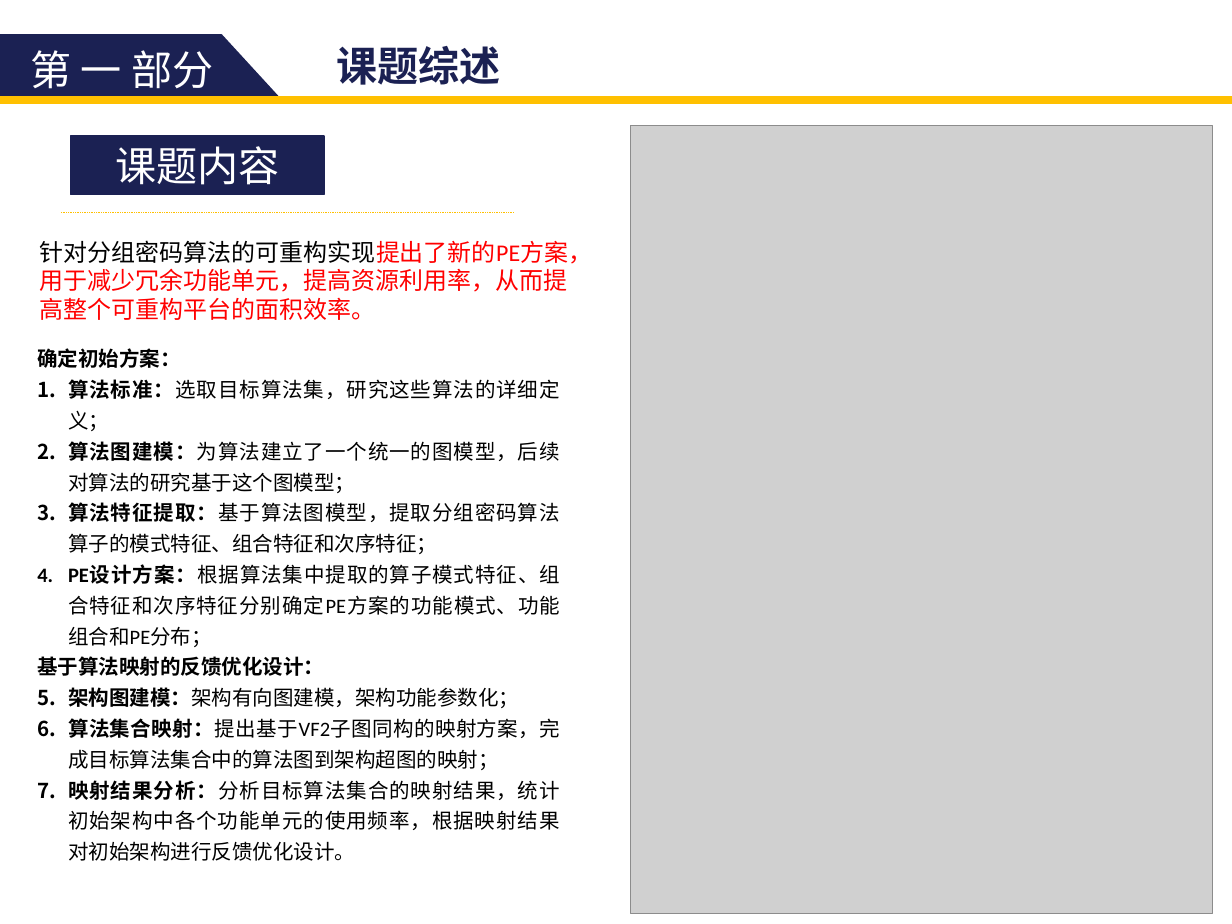
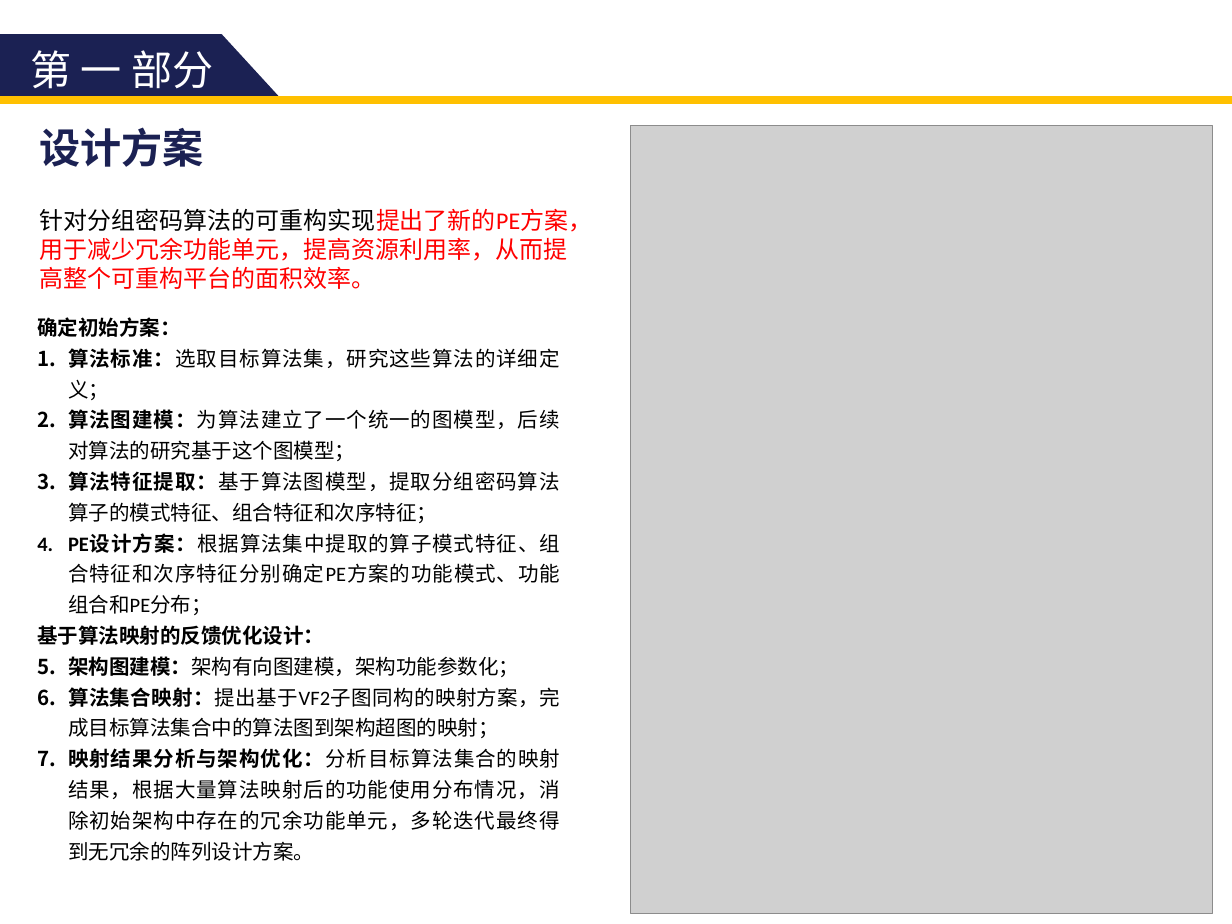
Before and after one commit to zdyzhan/bishe, a slide deck: slide 8 of 131199 李小泉.pptx (slide 6 before the commit). Drawn at 1232x924 pixels with LibreOffice and Linux fonts; fonts in the diff are those of the drawing; grey boxes stand for pictures. Boxes give left, top, right and bottom in pixels: in the first picture for what was removed or moved away, otherwise in the second. Text is boxed around its words. In the diff, an @@ line names an element or a change of style, - is before the commit and + after.

```diff
--- a/131199 李小泉.pptx
+++ b/131199 李小泉.pptx
@@ text removed at [336,46,500,85] @@
-课题综述
@@ text added at [40,127,204,167], 24 pt, text #1B2153, bold @@
+设计方案
@@ rectangle removed at [70,137,324,195] @@
-课题内容
@@ text "针对分组密码算法的可重构实现提出了新的PE方案，用于减少冗余功能单元，提高资源利用率，从而提高整个可重构平台的面积效率。": place and size @@
-text "针对分组密码算法的可重构实现提出了新的PE方案，用于减少冗余功能单元，提高资源利用率，从而提高整个可重构平台的面积效率。" at [40,240,593,320]
+text "针对分组密码算法的可重构实现提出了新的PE方案，用于减少冗余功能单元，提高资源利用率，从而提高整个可重构平台的面积效率。" at [40,208,593,289]
@@ line removed from (60, 213) to (515, 213) @@
@@ text "确定初始方案：": place and size @@
-text "确定初始方案：" at [37,348,560,861]
+text "确定初始方案：" at [37,317,560,861]
@@ text at [68,748,560,861]: text changed @@
-7. 映射结果分析：分析目标算法集合的映射结果，统计初始架构中各个功能单元的使用频率，根据映射结果对初始架构进行反馈优化设计。
+7. 映射结果分析与架构优化：分析目标算法集合的映射结果，根据大量算法映射后的功能使用分布情况，消除初始架构中存在的冗余功能单元，多轮迭代最终得到无冗余的阵列设计方案。
```
Also in this commit, not shown: 33 other slides changed, 2 slides added, 8 slides removed.
